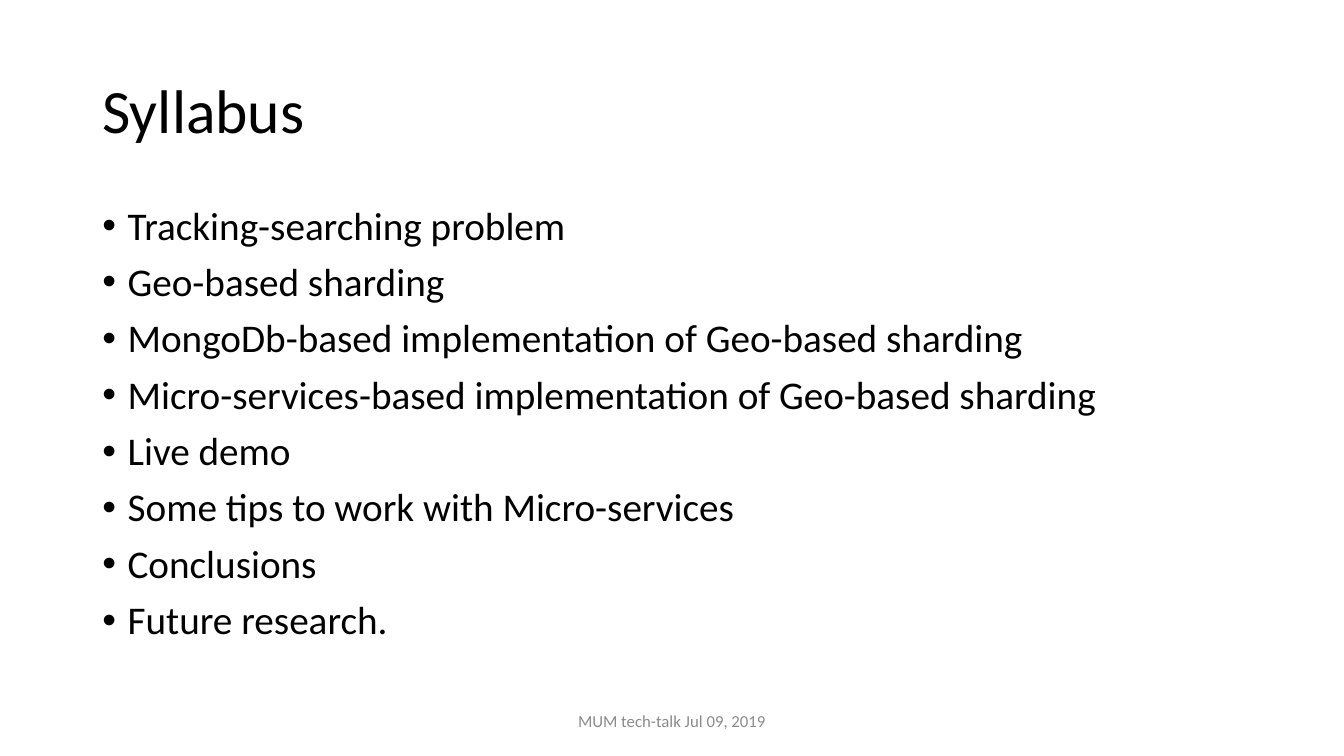
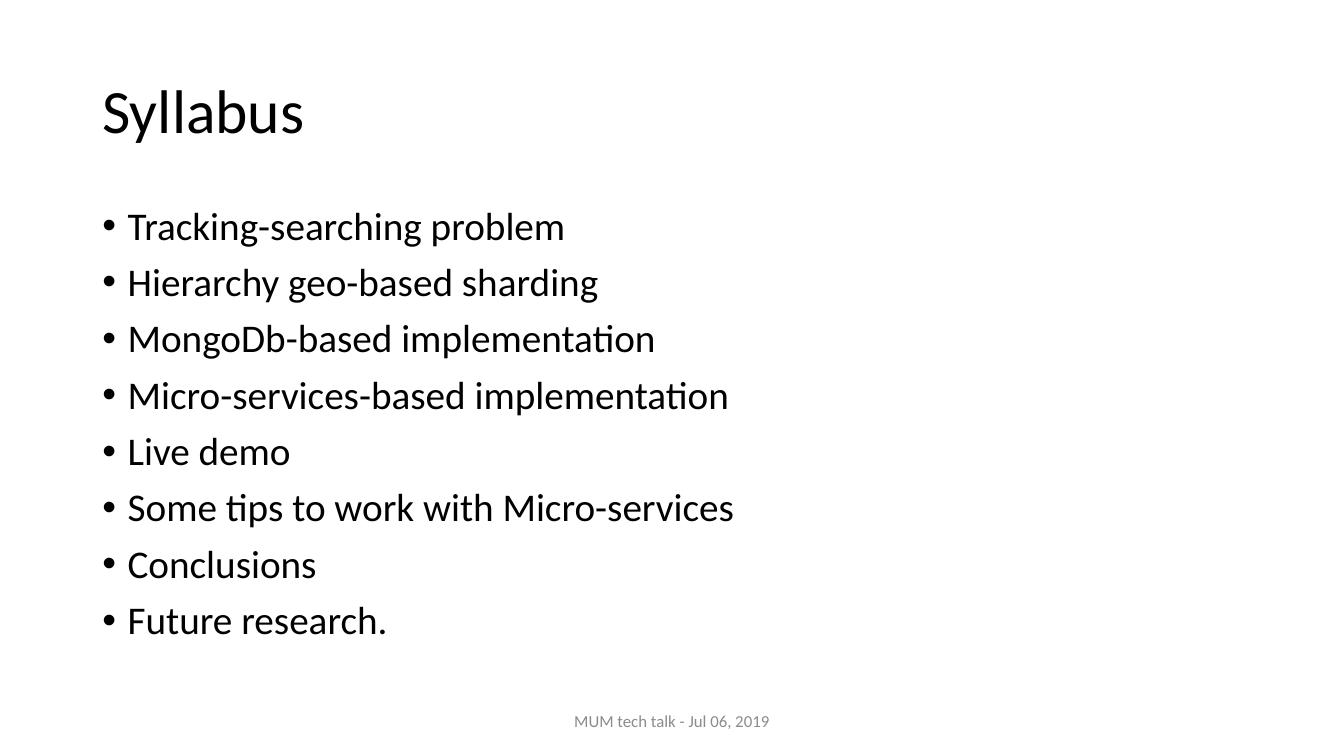
Before and after one commit to nghianghesi/hms, a slide deck: slide 2 of slide.pptx. Drawn at 1344x756 pixels with LibreOffice and Linux fonts; fonts in the diff are those of the drawing. Boxes give left, top, right and bottom in pixels: in the first picture for what was removed or moved away, otherwise in the second. Text is boxed around its words. In the diff, an @@ line names an element or a change of style, - is before the commit and + after.

```diff
--- a/slide.pptx
+++ b/slide.pptx
@@ text at box(128, 268, 729, 416): text changed @@
-• Geo-based sharding
-• MongoDb-based implementation of Geo-based sharding
-• Micro-services-based implementation of Geo-based sharding
+• Hierarchy geo-based sharding
+• MongoDb-based implementation
+• Micro-services-based implementation
@@ text at box(574, 715, 769, 729): text changed @@
-MUM tech-talk Jul 09, 2019
+MUM tech talk - Jul 06, 2019
```
Also in this commit, not shown: 8 other slides changed, 19 slides added.
